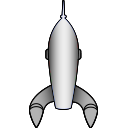
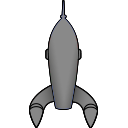
Layers edited between the first and the second w=128, h=128 image:
painted on "Jupitar Base" over [30, 1, 98, 127]
